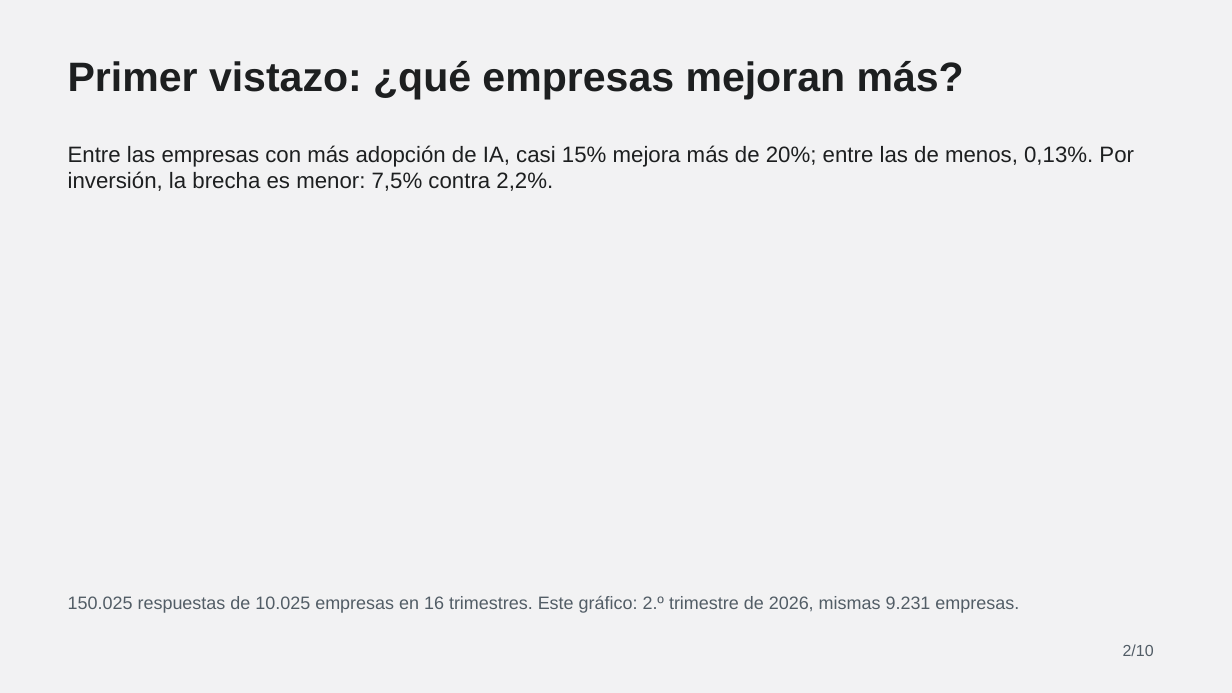
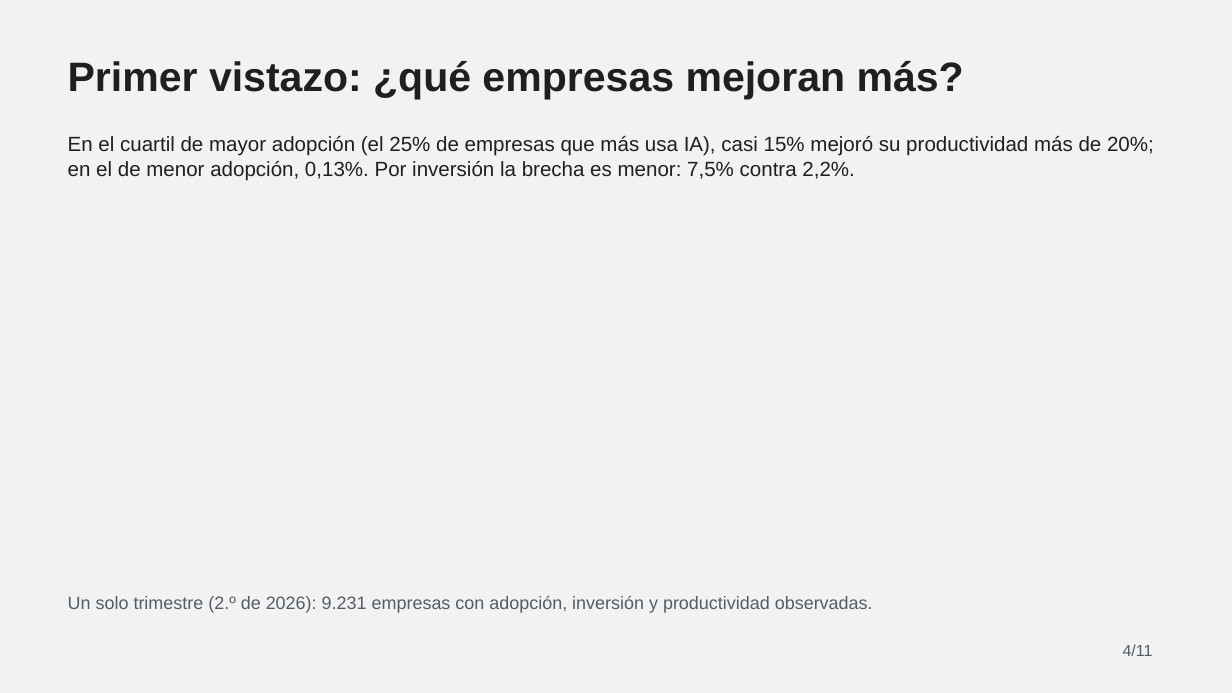
Before and after one commit to Ericsig/DiploDatos, a slide deck: slide 4 of deck/IA_en_las_empresas_presentation_v3.pptx (slide 3 before the commit). Drawn at 1232x693 pixels with LibreOffice and Linux fonts; fonts in the diff are those of the drawing. Boxes give left, top, right and bottom in pixels: in the first picture for what was removed or moved away, otherwise in the second. Text is boxed around its words. In the diff, an @@ line names an element or a change of style, - is before the commit and + after.

```diff
--- a/deck/IA_en_las_empresas_presentation_v3.pptx
+++ b/deck/IA_en_las_empresas_presentation_v3.pptx
@@ text at <box>68,136,1154,181</box>: text changed; size 26 to 24 pt @@
-Entre las empresas con más adopción de IA, casi 15% mejora más de 20%; entre las de menos, 0,13%. Por inversión, la brecha es menor: 7,5% contra 2,2%.
+En el cuartil de mayor adopción (el 25% de empresas que más usa IA), casi 15% mejoró su productividad más de 20%; en el de menor adopción, 0,13%. Por inversión la brecha es menor: 7,5% contra 2,2%.
@@ text at <box>68,596,873,613</box>: text changed @@
-150.025 respuestas de 10.025 empresas en 16 trimestres. Este gráfico: 2.º trimestre de 2026, mismas 9.231 empresas.
+Un solo trimestre (2.º de 2026): 9.231 empresas con adopción, inversión y productividad observadas.
@@ text at <box>1123,644,1153,656</box>: text changed @@
-2/10
+4/11
```
Also in this commit, not shown: 9 other slides changed, 1 slide added, 13 other files.
